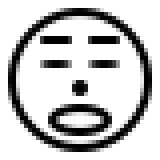
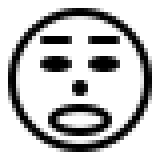
Layers edited between the first and the second (160, 160) image:
hid group "blink" (2 layers) over (40, 60, 120, 68)
moved "blink left eye" (1st of 2, in "Group 1" › "eyes" › "blink") above "blink right eye" over (40, 60, 72, 68)
added group "blink 2" with 2 layers in group "eyes" over (40, 56, 120, 72)
added layer "blink left eye" (2nd of 2, in "Group 1" › "eyes" › "blink 2") in group "blink 2" over (40, 56, 72, 72)
added layer "blink right eye" (2nd of 2, in "Group 1" › "eyes" › "blink 2") in group "blink 2" over (88, 56, 120, 72)
